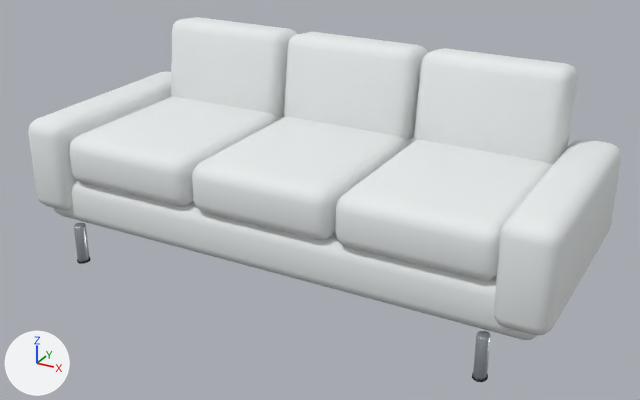
The glTF model public/models/furniture/sofa.glb as it was, and as the next commit left it.
Before and after are seen from a 50 mm lens placed at (1.54, -2.76, 1.67), pointed at (0.04, -0.03, 0.31). Arrows for +X, +Y and +Z are at lower left; the lights stay in place. The older version comes first.

Objects in the first picture: 'sofa'.
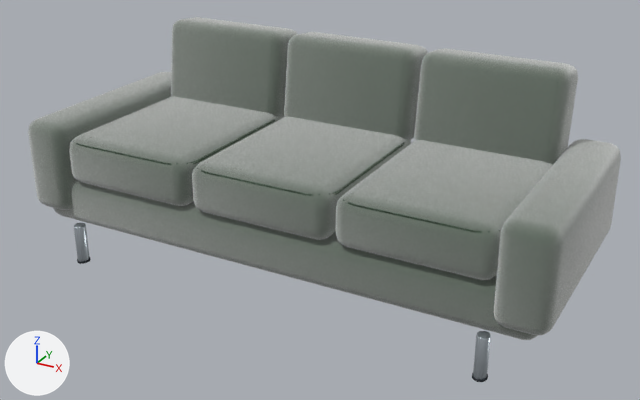
Pixel boxes [x1, y1, x2, y2] of what changed, in the pictures (640 x 400 px):
'sofa', surface changed (white to grey): [28, 17, 621, 341] in both

What changed in the scene script:
```text
Add img_material_chenille_orm:
    img_material_chenille_orm = load_image('material-chenille-orm', '_unpacked/material-chenille-orm', 1024, 1024, 'Non-Color')
Add img_material_chenille_normal:
    img_material_chenille_normal = load_image('material-chenille-normal', '_unpacked/material-chenille-normal', 1024, 1024, 'Non-Color')
Add img_material_chenille_color:
    img_material_chenille_color = load_image('material-chenille-color', '_unpacked/material-chenille-color', 1024, 1024, 'sRGB')
Change mat_upholstery_textured:
    remove # nodes: BsdfPrincipled, OutputMaterial
    remove # colours: white #e8ecec
    nodes: BsdfPrincipled, Mix, NormalMap, OutputMaterial, SeparateColor, TexImage x3
    colours: dark green #405e42
    uses the picture img_material_chenille_color
    uses the picture img_material_chenille_normal
    uses the picture img_material_chenille_orm
```
